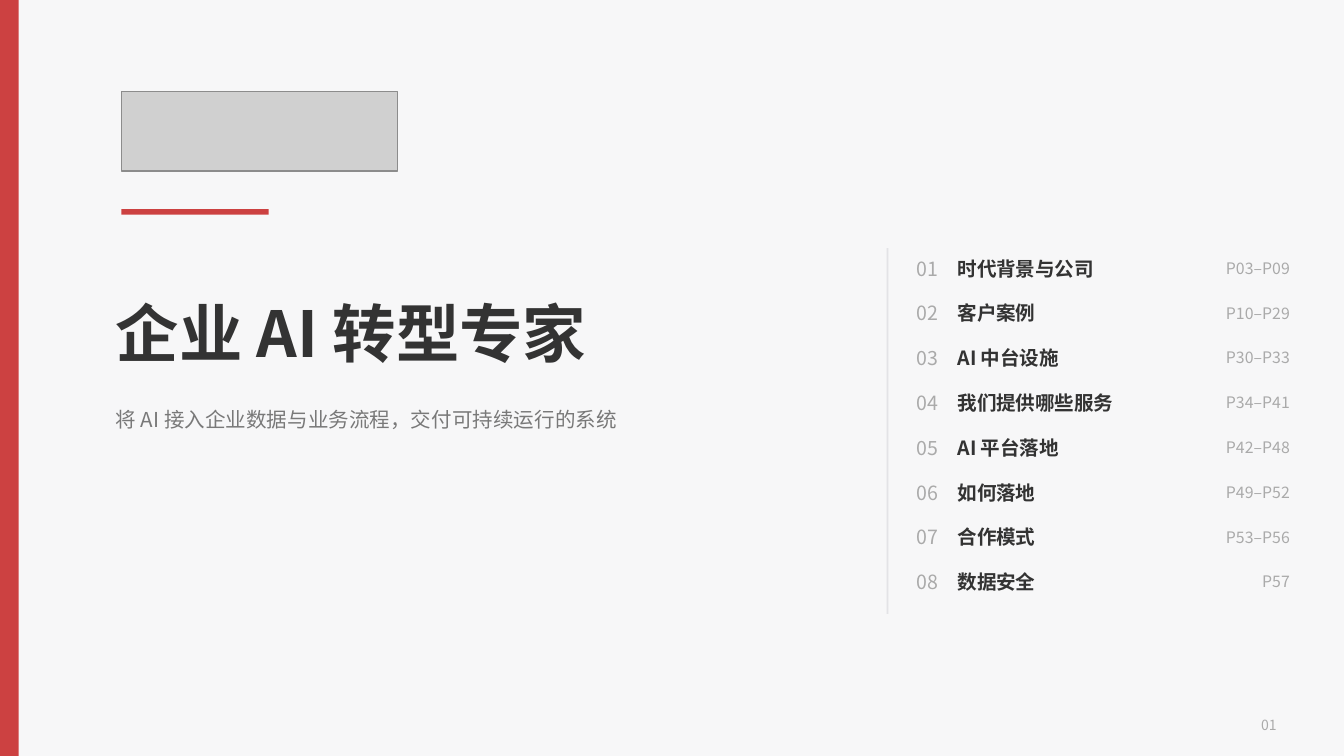
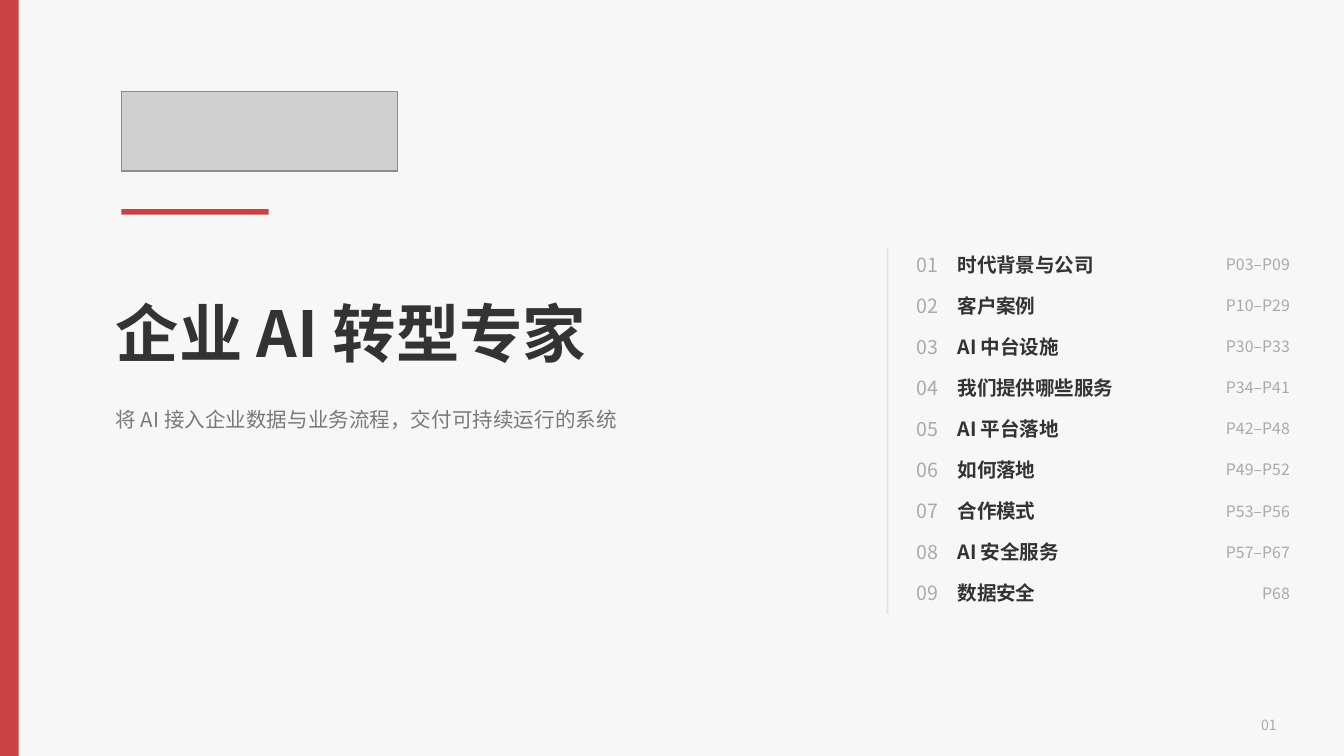
Before and after one commit to hveraus/ssw-business, a slide deck: slide 1 of SSW AI 业务_v2/SSW AI 业务_v3.pptx. Drawn at 1344x756 pixels with LibreOffice and Linux fonts; fonts in the diff are those of the drawing; grey boxes stand for pictures. Boxes give left, top, right and bottom in pixels: in the first picture for what was removed or moved away, otherwise in the second. Text is boxed around its words. In the diff, an @@ line names an element or a change of style, - is before the commit and + after.

Commit message:
新增第八部分 AI 安全服务（11 页），全篇 60→71 页
- 取材信息安全部门《AI时代应用安全方案》20 页，压缩为 11 页：威胁数据 / 三个风险口 / 现有产品盲区 / 三项服务总览
- 三项服务各一页，统一写「解决的问题 + 怎么做 + 预计成果 + 周期」：业务漏洞体检、AI 产出审核、AI 助手安全护栏
- 服务二按 Ken 要求改写：不限研发，覆盖同事自搭小工具、AI 写的外包代码、AI 产出的对外内容
- 系统安全架构从附录提到正文单独一页（四层 + 三条边界）
- 删「三件真事」；不写按年收费与报价占位，一律驻场人天；具名第三方全部匿名化
- 技术词白话化：接口→系统、越权→越界、复现→重现、组件→零件
- 页码重排：数据安全 P68、结束页 P69、附录 P70–P71；封面目录与导航九宫格改 3×3；AGENTS.md 同步

```diff
--- a/SSW AI 业务_v2/SSW AI 业务_v3.pptx
+++ b/SSW AI 业务_v2/SSW AI 业务_v3.pptx
@@ text "01 时代背景与公司" moved from (x1=917, y1=259, x2=1094, y2=278) to (x1=917, y1=255, x2=1094, y2=274) @@
@@ text "P03–P09" moved from (x1=1226, y1=262, x2=1290, y2=274) to (x1=1226, y1=258, x2=1290, y2=270) @@
@@ 4 texts, 2 rectangles moved together from (x1=917, y1=292, x2=1290, y2=380) to (x1=917, y1=284, x2=1290, y2=370) @@
@@ 2 texts, 1 rectangle moved together from (x1=917, y1=380, x2=1290, y2=425) to (x1=917, y1=366, x2=1290, y2=410) @@
@@ 4 texts, 2 rectangles moved together from (x1=917, y1=426, x2=1290, y2=515) to (x1=917, y1=407, x2=1290, y2=492) @@
@@ 2 texts, 1 rectangle moved together from (x1=917, y1=515, x2=1290, y2=559) to (x1=917, y1=489, x2=1290, y2=534) @@
@@ rectangle moved from (x1=917, y1=560, x2=1290, y2=605) to (x1=917, y1=530, x2=1290, y2=574) @@
@@ text at (x1=917, y1=542, x2=1059, y2=561): text changed @@
-08 数据安全
+08 AI 安全服务
@@ text at (x1=1226, y1=546, x2=1290, y2=558): text changed @@
-P57
+P57–P67
@@ rectangle added at (x1=917, y1=571, x2=1290, y2=616), fill #F7F7F8 @@
@@ text added at (x1=917, y1=583, x2=1036, y2=602), 10.5 pt, text #333333, bold @@
+09 数据安全
@@ text added at (x1=1262, y1=587, x2=1290, y2=599), 8.5 pt, text #AAAAAA @@
+P68
```
Also in this commit, not shown: 3 other slides changed, 11 slides added, 2 other files.
